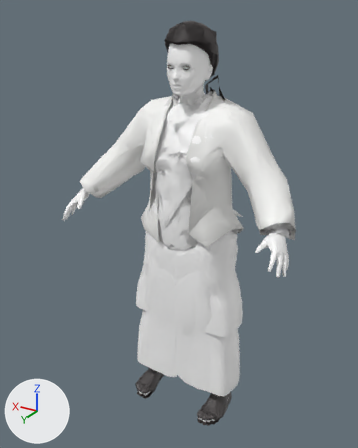
Renders of the glTF model assets/humans/f_avg.glb from each side of a commit.
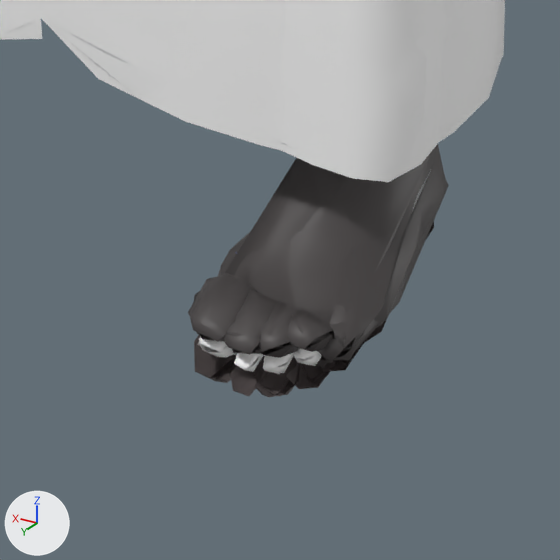
The first picture shows the older version from a camera (50 mm lens) standing at (-0.898, 1.619, 1.604) and looking at (0.032, 0.07, 0.83). The close-ups show the older and then the newer version on the part from 48% to 69% of the width and 83% to 100% of the height of that picture. Only the edits that show in the close-ups are written down. Every picture has the same lights, and +X, +Y and +Z are marked at lower left. Vertices at exactly the same position are counted once.

Before the edit, the objects in view are built like this:
```python
me_l1_shoes = bpy.data.meshes.new('L1_shoes')
me_l1_shoes.from_pydata(...)  # 581 vertices, 993 faces; spans x -0.22..0.22, y -0.018..0.201, z -0.006..0.074
me_l1_shoes.materials.append(mat_defaultmaterial_016)
me_l2_saree = bpy.data.meshes.new('L2_saree')
me_l2_saree.from_pydata(...)  # 181 vertices, 328 faces; spans x -0.238..0.245, y -0.104..0.154, z 0.12..0.917
me_l2_saree.materials.append(mat_defaultmaterial_050)
me_l2_shoes = bpy.data.meshes.new('L2_shoes')
me_l2_shoes.from_pydata(...)  # 160 vertices, 248 faces; spans x -0.22..0.216, y -0.019..0.2, z -0.009..0.074
me_l2_shoes.materials.append(mat_defaultmaterial_046)
ob_l1_shoes = bpy.data.objects.new('L1_shoes', me_l1_shoes)
ob_l1_shoes.location = (0.0, 0.0, 0.0)
ob_l2_saree = bpy.data.objects.new('L2_saree', me_l2_saree)
ob_l2_saree.location = (0.0, 0.0, 0.0)
ob_l2_shoes = bpy.data.objects.new('L2_shoes', me_l2_shoes)
ob_l2_shoes.location = (0.0, 0.0, 0.0)
# also in view: 'L2_lungi' at (0.001, 0.024, 0.519); 'L1_saree' at (0.004, 0.025, 0.519); 'L2_chappal_sole' at (-0.002, 0.095, -0.008); 'L1_skin_feet' at (0.0, 0.08, 0.132); 'L1_chappal_sole' at (0.0, 0.093, -0.006)
```
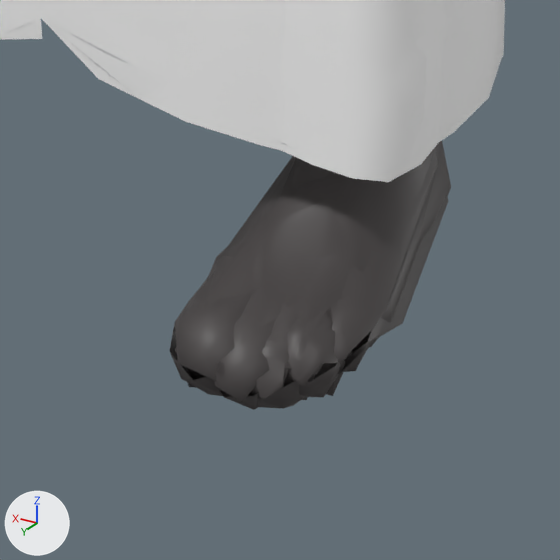
What differs and where, as boxes (x1, y1, x2, y2) in the close-ups (560 x 560 px):
'L1_shoes', reshaped (9% wider, 21% taller)
    before: (188, 144, 445, 367)
    after: (170, 141, 451, 410)
'L2_shoes', reshaped
    before: (194, 154, 449, 369)
    after: (175, 146, 448, 400)
'L1_chappal_sole', unchanged, covered by the edit
    before: (194, 221, 434, 397)
'L1_skin_feet', unchanged, covered by the edit
    before: (199, 171, 431, 374)

Patch to the scene script:
```diff
--- a/assets/humans/f_avg.glb.py
+++ b/assets/humans/f_avg.glb.py
@@ me_l1_shoes @@
 # used by ob_l1_shoes; location = (0.0, 0.0, 0.0)
-me_l1_shoes.from_pydata(...)  # 581 vertices, 993 faces; spans x -0.22..0.22, y -0.018..0.201, z -0.006..0.074
+me_l1_shoes.from_pydata(...)  # 586 vertices, 1011 faces; spans x -0.223..0.223, y -0.021..0.212, z -0.02..0.086
+# me_l1_shoes part 1: the loose piece of 293 vertices spanning x -0.22..-0.12, y -0.018..0.201, z -0.006..0.074 is rebuilt with 298 vertices and now spans x -0.223..-0.115, y -0.021..0.212, z -0.02..0.086
+# other edits to the shape of me_l1_shoes do not show in these pictures
 me_l1_shoes.materials.append(mat_defaultmaterial_016)
@@ me_l2_shoes @@
 # used by ob_l2_shoes; location = (0.0, 0.0, 0.0)
-me_l2_shoes.from_pydata(...)  # 160 vertices, 248 faces; spans x -0.22..0.216, y -0.019..0.2, z -0.009..0.074
+me_l2_shoes.from_pydata(...)  # 162 vertices, 253 faces; spans x -0.227..0.227, y -0.022..0.211, z -0.021..0.085
+# me_l2_shoes part 2: the loose piece of 82 vertices spanning x -0.22..-0.119, y -0.015..0.2, z -0.009..0.074 is rebuilt with 82 vertices and now spans x -0.227..-0.114, y -0.022..0.211, z -0.018..0.085
+# other edits to the shape of me_l2_shoes do not show in these pictures
 me_l2_shoes.materials.append(mat_defaultmaterial_046)
```
